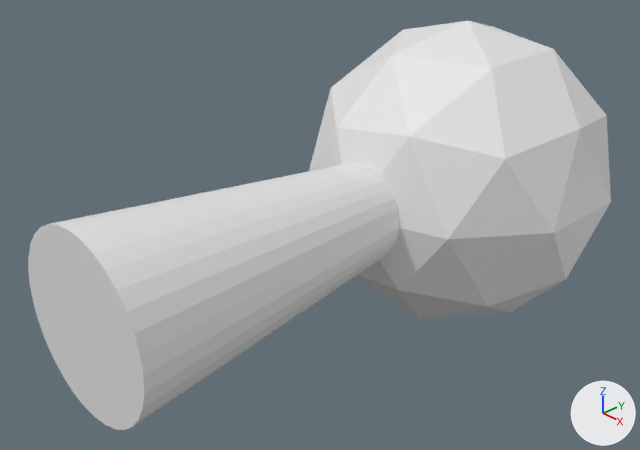
What one commit did to the Blender file models/outlet.blend.
Before and after are seen from a 50 mm camera at (0.833, -0.858, 0.567) aimed at (-0.038, -0.037, -0.019). Arrows for +X, +Y and +Z are at lower right; the lights stay in place.
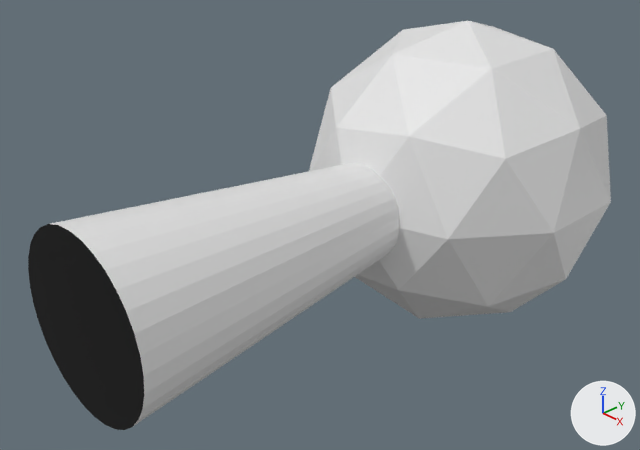
Where the change shows, as pixel boxes (x1, y1, x2, y2) in the pictures (640 x 450 px):
part 1 of me_cylinder, recoloured (white to black)
    both: (28, 224, 144, 430)

The change, as a diff of the scene's bpy script:
```diff
--- a/models/outlet.blend.py
+++ b/models/outlet.blend.py
@@ mat_outletexit @@
+mat_outletexit = principled_material('OutletExit')
+mat_outletexit.base_color = (0.0, 0.0, 0.0)  # black #000000
+mat_outletexit.roughness = 1.0
@@ mat_outletskin @@
+mat_outletskin = principled_material('OutletSkin')
+mat_outletskin.base_color = (0.8, 0.8, 0.8)  # white #e7e7e7
@@ me_cylinder @@
 me_cylinder.from_pydata(...)  # 106 vertices, 114 faces; spans x -0.238..0.238, y -0.455..0.489, z -0.25..0.25
 # used by ob_cylinder; location = (0.0, 0.0, 0.0)
+# me_cylinder part 1: the 1 face centred in x 0.0, y -0.455, z 0.0 switches from no material to mat_outletexit (black #000000)
+me_cylinder.materials.append(mat_outletskin)  # white #e7e7e7
+me_cylinder.materials.append(mat_outletexit)  # black #000000
```
